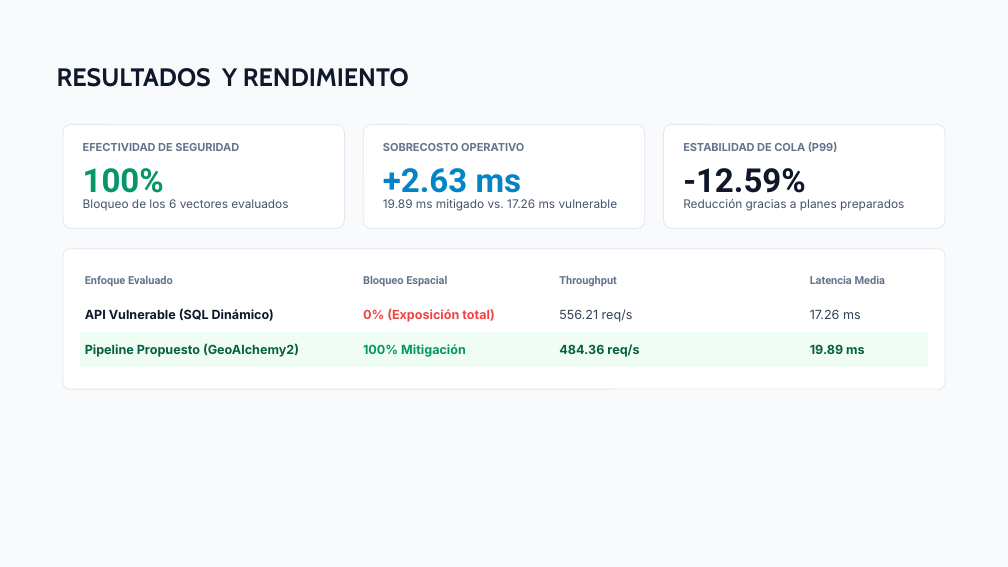
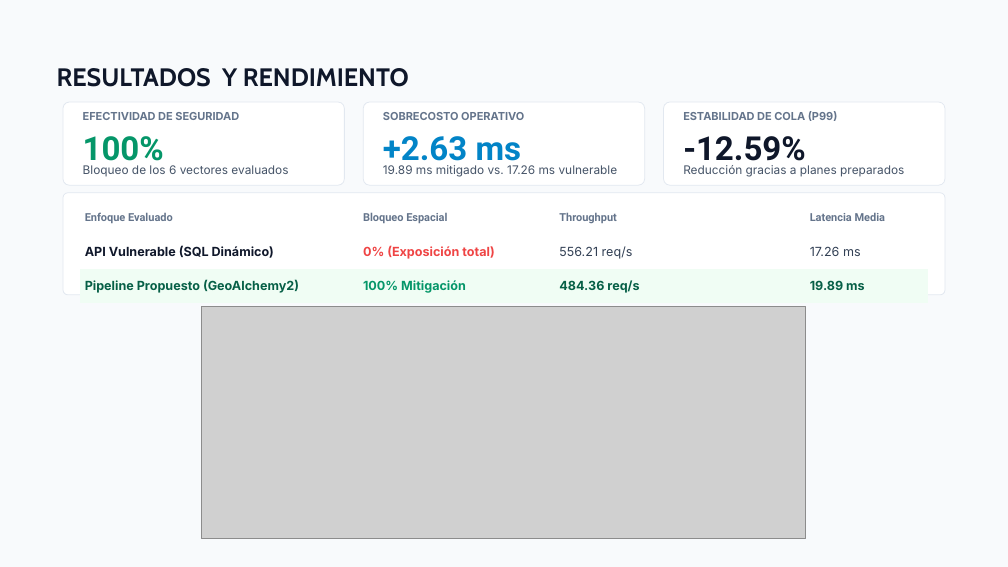
Before and after one commit to RAlexander777/Playground-SQLi-PostGIS, a slide deck: slide 6 of Evaluación de Inyección SQL Espacial en PostGIS.pptx. Drawn at 1008x567 pixels with LibreOffice and Linux fonts; fonts in the diff are those of the drawing; grey boxes stand for pictures. Boxes give left, top, right and bottom in pixels: in the first picture for what was removed or moved away, otherwise in the second. Text is boxed around its words. In the diff, an @@ line names an element or a change of style, - is before the commit and + after.

Commit message:
feat(slides): embed publication figures into decks and add chart interpretations to defense guides

```diff
--- a/Evaluación de Inyección SQL Espacial en PostGIS.pptx
+++ b/Evaluación de Inyección SQL Espacial en PostGIS.pptx
@@ rounded rectangle: place and size @@
-rounded rectangle at <box>63,125,344,229</box>
+rounded rectangle at <box>63,102,344,185</box>
@@ rounded rectangle: place and size @@
-rounded rectangle at <box>364,125,645,229</box>
+rounded rectangle at <box>364,102,645,185</box>
@@ rounded rectangle: place and size @@
-rounded rectangle at <box>664,125,945,229</box>
+rounded rectangle at <box>664,102,945,185</box>
@@ 6 texts: place and size @@
-6 texts at <box>83,142,838,201</box>
+6 texts at <box>83,111,838,168</box>
@@ 3 texts: place and size @@
-3 texts at <box>83,199,904,211</box>
+3 texts at <box>83,165,904,177</box>
@@ rounded rectangle: place and size @@
-rounded rectangle at <box>63,249,945,389</box>
+rounded rectangle at <box>63,193,945,295</box>
@@ table: place and size @@
-table at <box>79,264,929,512</box>
+table at <box>79,200,929,448</box>
@@ picture added at <box>201,306,806,539</box> @@
```
Also in this commit, not shown: 2 other slides changed, 3 other files.
